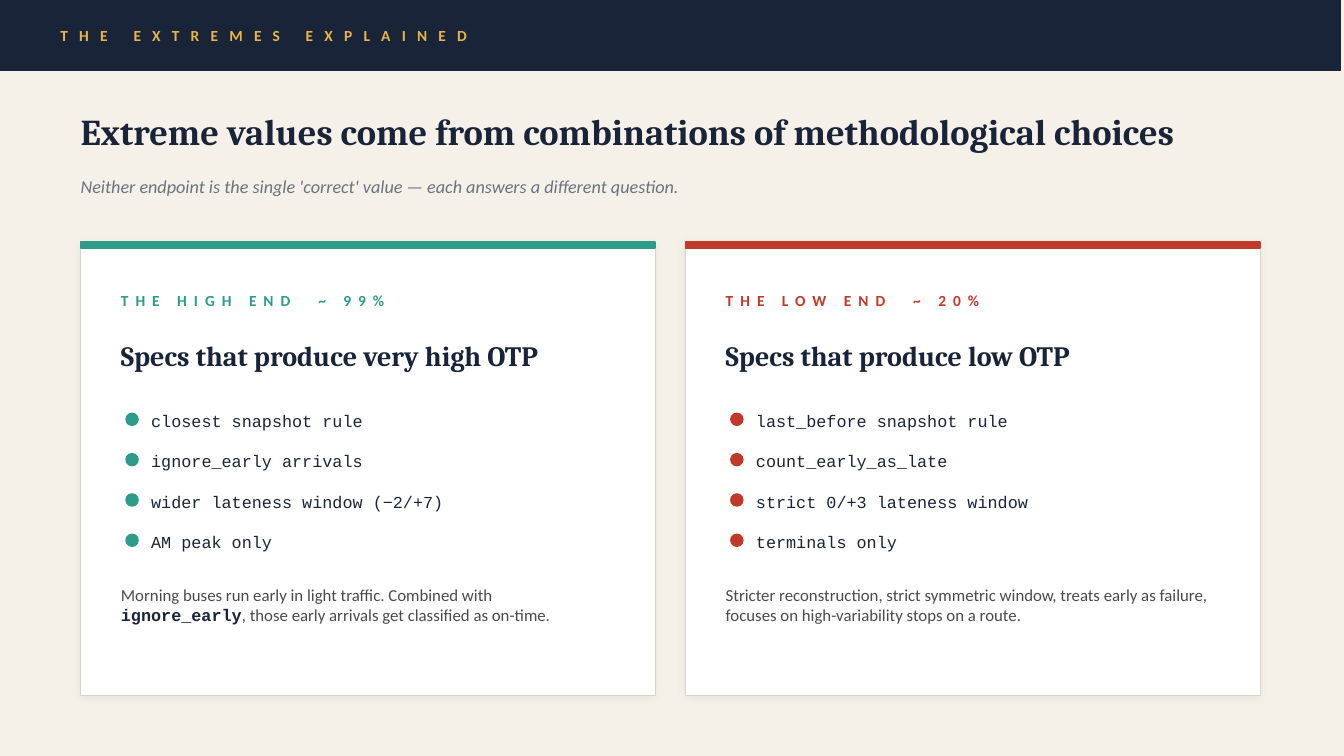
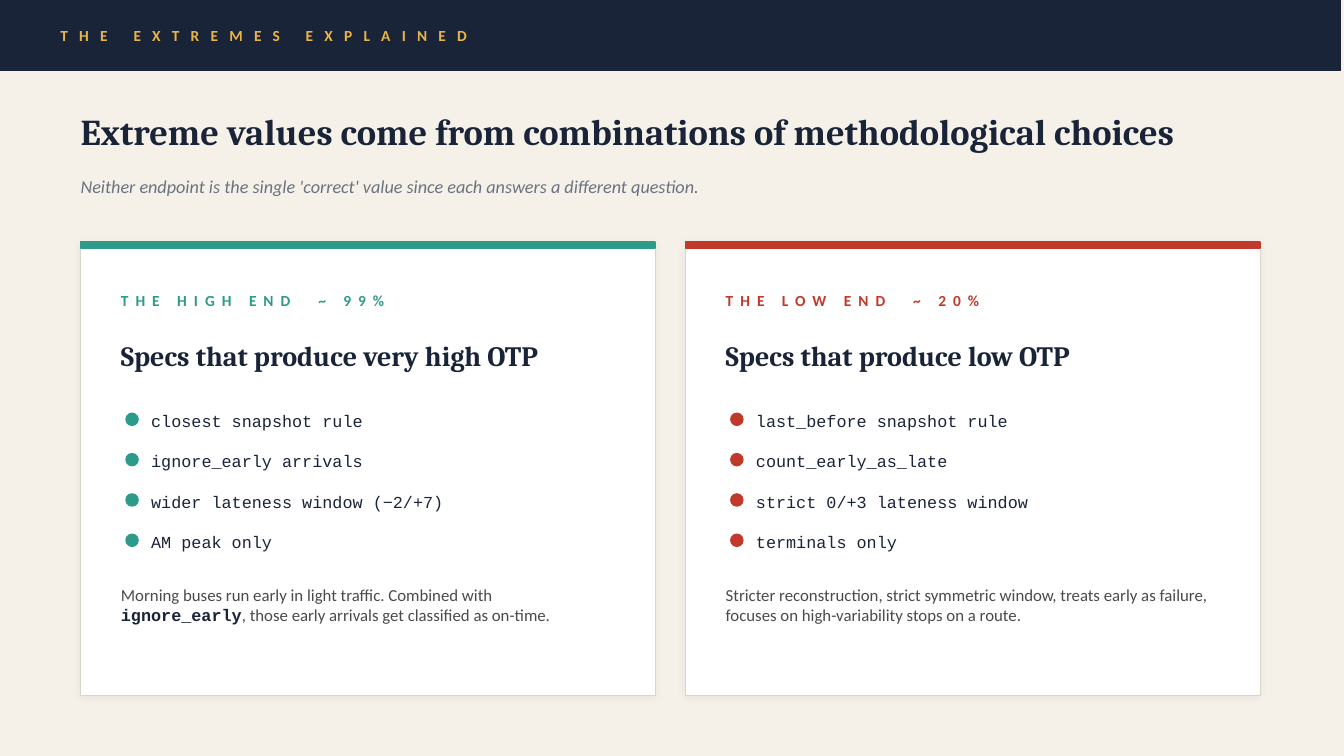
Before and after one commit to tobibussiek/TransitKPIFramework, a slide deck: slide 9 of docs/KPI_Robustness_Final_Presentation.pptx. Drawn at 1344x756 pixels with LibreOffice and Linux fonts; fonts in the diff are those of the drawing. Boxes give left, top, right and bottom in pixels: in the first picture for what was removed or moved away, otherwise in the second. Text is boxed around its words. In the diff, an @@ line names an element or a change of style, - is before the commit and + after.

```diff
--- a/docs/KPI_Robustness_Final_Presentation.pptx
+++ b/docs/KPI_Robustness_Final_Presentation.pptx
@@ text at <box>81,180,699,196</box>: text changed @@
-Neither endpoint is the single 'correct' value — each answers a different question.
+Neither endpoint is the single 'correct' value since each answers a different question.
```
Also in this commit, not shown: 5 other slides changed, 4 other files.
